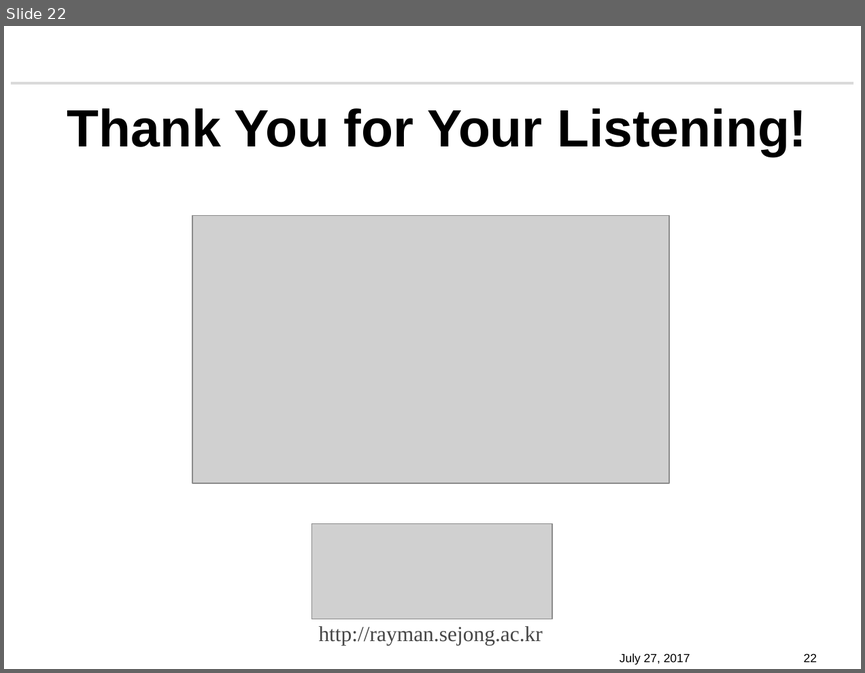
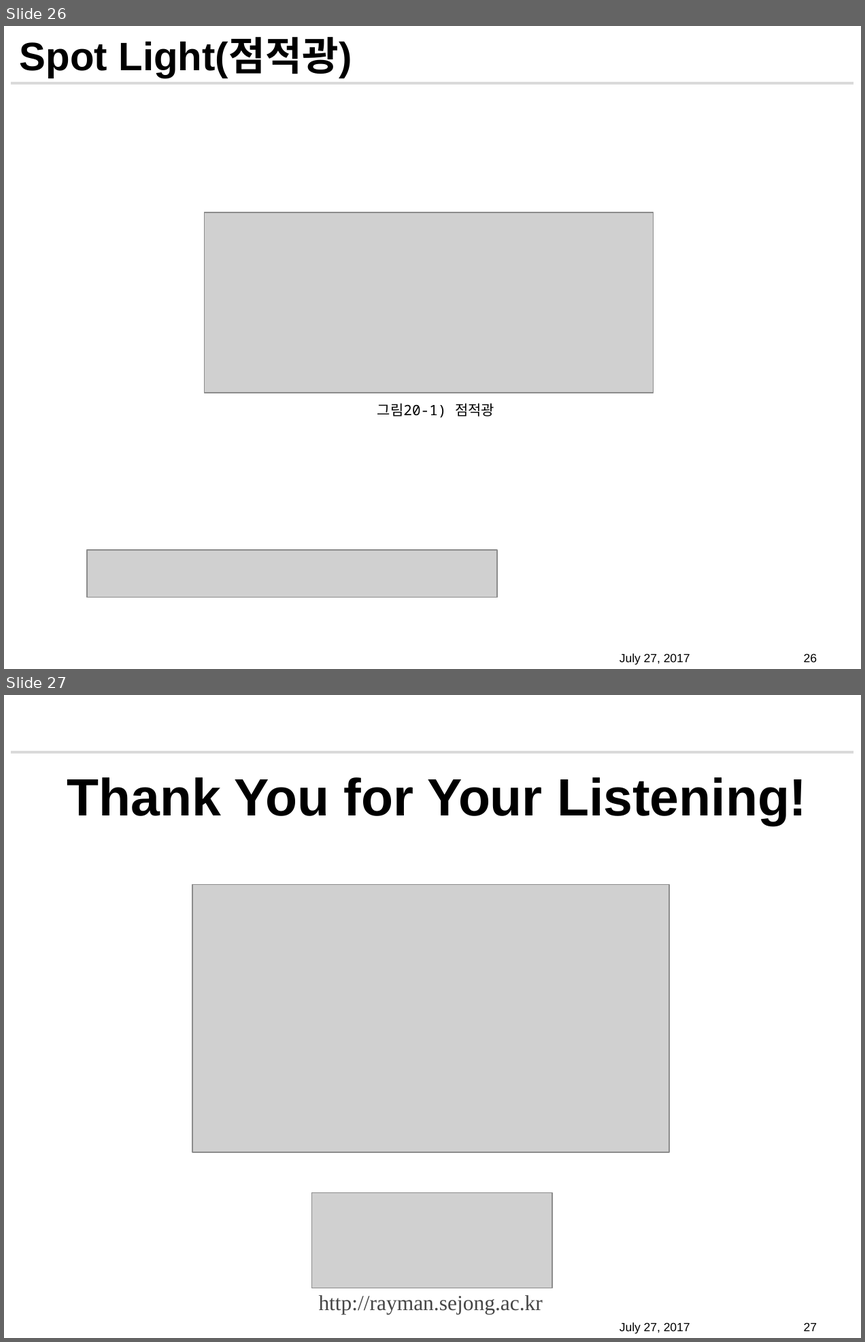
Before and after one commit to GomTangOng/Semina-Directx12, a slide deck: DX12_PROJECT/Presentation/DirectX12_CH8_조명.pptx. Shown one above the other, each under a label of ours: slide 22 before the commit, slides 26 and 27 after it. The pictures are 865x673 and 865x1342 pixels, drawn with LibreOffice and Linux fonts; fonts in the diff are those of the drawing; grey boxes stand for pictures; background and template pictures are left out. Boxes give left, top, right and bottom in pixels: in the first picture for what was removed or moved away, otherwise in the second. Text is boxed around its words. In the diff, an @@ line names an element or a change of style, - is before the commit and + after.

Commit message:
Fix CH8 Lighting

```diff
--- a/DX12_PROJECT/Presentation/DirectX12_CH8_조명.pptx
+++ b/DX12_PROJECT/Presentation/DirectX12_CH8_조명.pptx
@@ slide 26 added at [4,26,861,669], background #FFFFFF; not listed: 1 template element that a slide beside it also shows @@
@@ title added at [20,39,352,78], 33.3 pt, text #000000, bold @@
+Spot Light(점적광)
@@ picture added at [205,213,653,393] @@
@@ text added at [377,403,494,418], 12 pt, text #000000 @@
+그림20-1) 점적광
@@ picture added at [87,550,498,597] @@
@@ text added at [619,653,690,665], 10 pt, text #000000 @@
+July 27, 2017
@@ page number added at [804,653,817,662], 10 pt, text #000000 @@
+26
@@ what was slide 22 is now slide 27 @@
@@ page number at [804,1322,817,1331]: text changed @@
-22
+27
```
Also in this commit, not shown: 4 slides changed, 4 other slides added.
